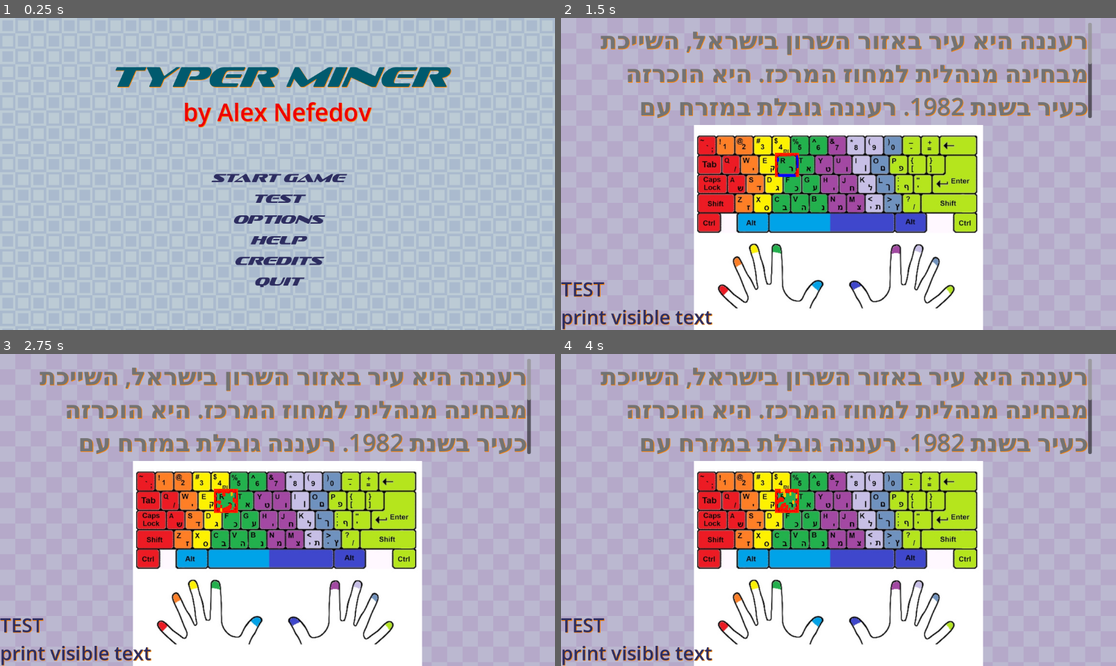
Above: before the commit, frames 1-4 (two rows, left to right).
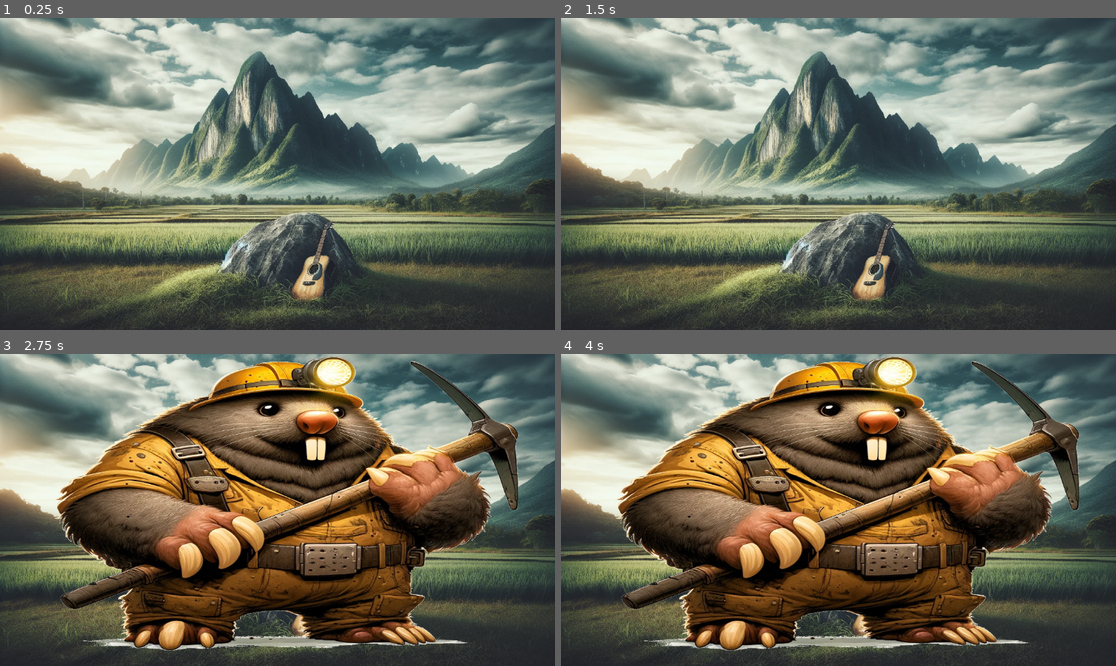
Above: after the commit, the same moments.

Repository: goodlancer-org/typer-miner
Game: Godot game, scene res://scenes/welcome.tscn
The game is run twice, just before and just after one commit, with the same random seed, the same clock (stepped at 60 frames per second) and the same inputs.
Inputs (mouse positions are in pixels of both pictures, inside the frame that each line leads up to):
- Up to frame 1 (0.25 s): no input
- Up to frame 2 (1.5 s): click (838, 198) at 0.5 s, where only the run before the commit has a clickable "TEST"; tap Enter at 1.25 s
- Up to frame 3 (2.75 s): tap Space at 2 s
- Up to frame 4 (4 s): no input

The runs differ from the first frame. In frame 1, 96% of the frame differs, in the area x 0-100%, y 0-100%; in frame 2, 98%; in frame 3, 99%; in frame 4, 99%.

Commit message:
menu changed

Diff:
--- a/scenes/menu_screen.tscn
+++ b/scenes/menu_screen.tscn
@@ -1,9 +1,11 @@
-[gd_scene load_steps=5 format=3 uid="uid://bprq75q63kw0v"]
+[gd_scene load_steps=7 format=3 uid="uid://bprq75q63kw0v"]
 
 [ext_resource type="Script" path="res://scripts/menu_screen.gd" id="1_g3053"]
+[ext_resource type="Texture2D" uid="uid://dvco26q6gxc5t" path="res://images/Mountain_guitar.webp" id="2_8b7q2"]
 [ext_resource type="Texture2D" uid="uid://c06ibogskgu8v" path="res://images/Blue.png" id="2_u87c5"]
 [ext_resource type="AudioStream" uid="uid://dnu33icy1l6kt" path="res://sound/Happy Mistake - RKVC.mp3" id="3_e65wx"]
 [ext_resource type="FontFile" uid="uid://beaeaw67k2s71" path="res://fonts/sofachrome rg it.otf" id="4_y5ywt"]
+[ext_resource type="Texture2D" uid="uid://6vyua4d1rxbu" path="res://images/mole.webp" id="6_5qha3"]
 
 [node name="menu_screen" type="Control"]
 layout_mode = 3
@@ -22,14 +24,15 @@
 anchor_bottom = 1.0
 grow_horizontal = 2
 grow_vertical = 2
-texture = ExtResource("2_u87c5")
-stretch_mode = 1
+texture = ExtResource("2_8b7q2")
+expand_mode = 5
 
 [node name="AudioStreamPlayer" type="AudioStreamPlayer" parent="."]
 stream = ExtResource("3_e65wx")
 autoplay = true
 
 [node name="MarginContainer" type="MarginContainer" parent="."]
+visible = false
 layout_mode = 1
 anchors_preset = 15
 anchor_right = 1.0
@@ -37,14 +40,24 @@
 grow_horizontal = 2
 grow_vertical = 2
 theme_override_constants/margin_left = 100
-theme_override_constants/margin_top = 100
+theme_override_constants/margin_top = 50
 theme_override_constants/margin_right = 100
 theme_override_constants/margin_bottom = 100
 
 [node name="VBoxContainer" type="VBoxContainer" parent="MarginContainer"]
 layout_mode = 2
 
-[node name="Label" type="Label" parent="MarginContainer/VBoxContainer"]
+[node name="PanelContainer" type="PanelContainer" parent="MarginContainer/VBoxContainer"]
+layout_mode = 2
+
+[node name="TextureRect" type="TextureRect" parent="MarginContainer/VBoxContainer/PanelContainer"]
+layout_mode = 2
+texture = ExtResource("2_u87c5")
+
+[node name="VBoxContainer" type="VBoxContainer" parent="MarginContainer/VBoxContainer/PanelContainer"]
+layout_mode = 2
+
+[node name="Label" type="Label" parent="MarginContainer/VBoxContainer/PanelContainer/VBoxContainer"]
 layout_mode = 2
 theme_override_colors/font_color = Color(1.9493e-06, 0.352194, 0.431032, 1)
 theme_override_colors/font_shadow_color = Color(1, 0.517647, 0, 1)
@@ -54,7 +67,7 @@
 text = "typer miner"
 horizontal_alignment = 1
 
-[node name="Label2" type="Label" parent="MarginContainer/VBoxContainer"]
+[node name="Label2" type="Label" parent="MarginContainer/VBoxContainer/PanelContainer/VBoxContainer"]
 layout_mode = 2
 theme_override_colors/font_color = Color(0.933326, 4.81308e-06, 9.62615e-07, 1)
 theme_override_colors/font_shadow_color = Color(1, 0.517647, 0, 1)
@@ -69,7 +82,30 @@
 theme_override_constants/margin_top = 75
 theme_override_constants/margin_right = 0
 
-[node name="start_menubutton" type="MenuButton" parent="MarginContainer/VBoxContainer"]
+[node name="VBoxContainer2" type="VBoxContainer" parent="MarginContainer/VBoxContainer"]
+layout_mode = 2
+size_flags_horizontal = 0
+size_flags_vertical = 8
+
+[node name="MarginContainer" type="MarginContainer" parent="MarginContainer/VBoxContainer/VBoxContainer2"]
+layout_mode = 2
+size_flags_horizontal = 4
+
+[node name="TextureRect" type="TextureRect" parent="MarginContainer/VBoxContainer/VBoxContainer2/MarginContainer"]
+layout_mode = 2
+texture = ExtResource("2_u87c5")
+
+[node name="MarginContainer" type="MarginContainer" parent="MarginContainer/VBoxContainer/VBoxContainer2/MarginContainer"]
+layout_mode = 2
+theme_override_constants/margin_left = 10
+theme_override_constants/margin_top = 10
+theme_override_constants/margin_right = 10
+theme_override_constants/margin_bottom = 0
+
+[node name="VBoxContainer" type="VBoxContainer" parent="MarginContainer/VBoxContainer/VBoxContainer2/MarginContainer/MarginContainer"]
+layout_mode = 2
+
+[node name="start_menubutton" type="MenuButton" parent="MarginContainer/VBoxContainer/VBoxContainer2/MarginContainer/MarginContainer/VBoxContainer"]
 layout_mode = 2
 theme_override_colors/font_color = Color(0.176471, 0.176471, 0.376471, 1)
 theme_override_colors/font_pressed_color = Color(1, 0.517647, 0, 1)
@@ -81,7 +117,7 @@
 theme_override_font_sizes/font_size = 25
 text = "STARt game"
 
-[node name="test_menubutton" type="MenuButton" parent="MarginContainer/VBoxContainer"]
+[node name="test_menubutton" type="MenuButton" parent="MarginContainer/VBoxContainer/VBoxContainer2/MarginContainer/MarginContainer/VBoxContainer"]
 layout_mode = 2
 theme_override_colors/font_color = Color(0.176471, 0.176471, 0.376471, 1)
 theme_override_colors/font_pressed_color = Color(1, 0.517647, 0, 1)
@@ -93,7 +129,7 @@
 theme_override_font_sizes/font_size = 25
 text = "TEST"
 
-[node name="options_menubutton" type="MenuButton" parent="MarginContainer/VBoxContainer"]
+[node name="options_menubutton" type="MenuButton" parent="MarginContainer/VBoxContainer/VBoxContainer2/MarginContainer/MarginContainer/VBoxContainer"]
 layout_mode = 2
 theme_override_colors/font_color = Color(0.176909, 0.17628, 0.376298, 1)
 theme_override_colors/font_pressed_color = Color(1, 0.517647, 0, 1)
@@ -105,7 +141,7 @@
 theme_override_font_sizes/font_size = 25
 text = "OPTIONS"
 
-[node name="help_menubutton" type="MenuButton" parent="MarginContainer/VBoxContainer"]
+[node name="help_menubutton" type="MenuButton" parent="MarginContainer/VBoxContainer/VBoxContainer2/MarginContainer/MarginContainer/VBoxContainer"]
 layout_mode = 2
 theme_override_colors/font_color = Color(0.176471, 0.176471, 0.376471, 1)
 theme_override_colors/font_pressed_color = Color(1, 0.517647, 0, 1)
@@ -117,7 +153,7 @@
 theme_override_font_sizes/font_size = 25
 text = "HELP"
 
-[node name="credits_menubutton" type="MenuButton" parent="MarginContainer/VBoxContainer"]
+[node name="credits_menubutton" type="MenuButton" parent="MarginContainer/VBoxContainer/VBoxContainer2/MarginContainer/MarginContainer/VBoxContainer"]
 layout_mode = 2
 theme_override_colors/font_color = Color(0.176471, 0.176471, 0.376471, 1)
 theme_override_colors/font_pressed_color = Color(1, 0.517647, 0, 1)
@@ -129,7 +165,7 @@
 theme_override_font_sizes/font_size = 25
 text = "CREDIts"
 
-[node name="quit_menubutton" type="MenuButton" parent="MarginContainer/VBoxContainer"]
+[node name="quit_menubutton" type="MenuButton" parent="MarginContainer/VBoxContainer/VBoxContainer2/MarginContainer/MarginContainer/VBoxContainer"]
 layout_mode = 2
 theme_override_colors/font_color = Color(0.176471, 0.176471, 0.376471, 1)
 theme_override_colors/font_pressed_color = Color(1, 0.517647, 0, 1)
@@ -141,8 +177,14 @@
 theme_override_font_sizes/font_size = 25
 text = "QUIT"
 
-[connection signal="pressed" from="MarginContainer/VBoxContainer/test_menubutton" to="." method="_on_test_menubutton_pressed"]
-[connection signal="pressed" from="MarginContainer/VBoxContainer/help_menubutton" to="." method="_on_help_menubutton_pressed"]
-[connection signal="pressed" from="MarginContainer/VBoxContainer/credits_menubutton" to="." method="_on_credits_menubutton_pressed"]
-[connection signal="pressed" from="MarginContainer/VBoxContainer/quit_menubutton" to="." method="_on_quit_menubutton_pressed"]
-[connection signal="pressed" from="MarginContainer/VBoxContainer/quit_menubutton" to="." method="_on_credits_menubutton_pressed"]
+[node name="Sprite2D" type="Sprite2D" parent="."]
+visible = false
+position = Vector2(594, 314)
+scale = Vector2(0.982422, 0.634766)
+texture = ExtResource("6_5qha3")
+
+[connection signal="pressed" from="MarginContainer/VBoxContainer/VBoxContainer2/MarginContainer/MarginContainer/VBoxContainer/test_menubutton" to="." method="_on_test_menubutton_pressed"]
+[connection signal="pressed" from="MarginContainer/VBoxContainer/VBoxContainer2/MarginContainer/MarginContainer/VBoxContainer/help_menubutton" to="." method="_on_help_menubutton_pressed"]
+[connection signal="pressed" from="MarginContainer/VBoxContainer/VBoxContainer2/MarginContainer/MarginContainer/VBoxContainer/credits_menubutton" to="." method="_on_credits_menubutton_pressed"]
+[connection signal="pressed" from="MarginContainer/VBoxContainer/VBoxContainer2/MarginContainer/MarginContainer/VBoxContainer/quit_menubutton" to="." method="_on_quit_menubutton_pressed"]
+[connection signal="pressed" from="MarginContainer/VBoxContainer/VBoxContainer2/MarginContainer/MarginContainer/VBoxContainer/quit_menubutton" to="." method="_on_credits_menubutton_pressed"]
--- a/scripts/menu_screen.gd
+++ b/scripts/menu_screen.gd
@@ -1,4 +1,13 @@
 extends Control
+
+
+func _ready():
+	await get_tree().create_timer(2).timeout
+	get_node("Sprite2D").visible = true
+	await get_tree().create_timer(5).timeout
+	get_node("MarginContainer").visible = true
+	get_node("Sprite2D").visible = false
+
 
 func _on_credits_menubutton_pressed():
 	Scenes.show_credits()
